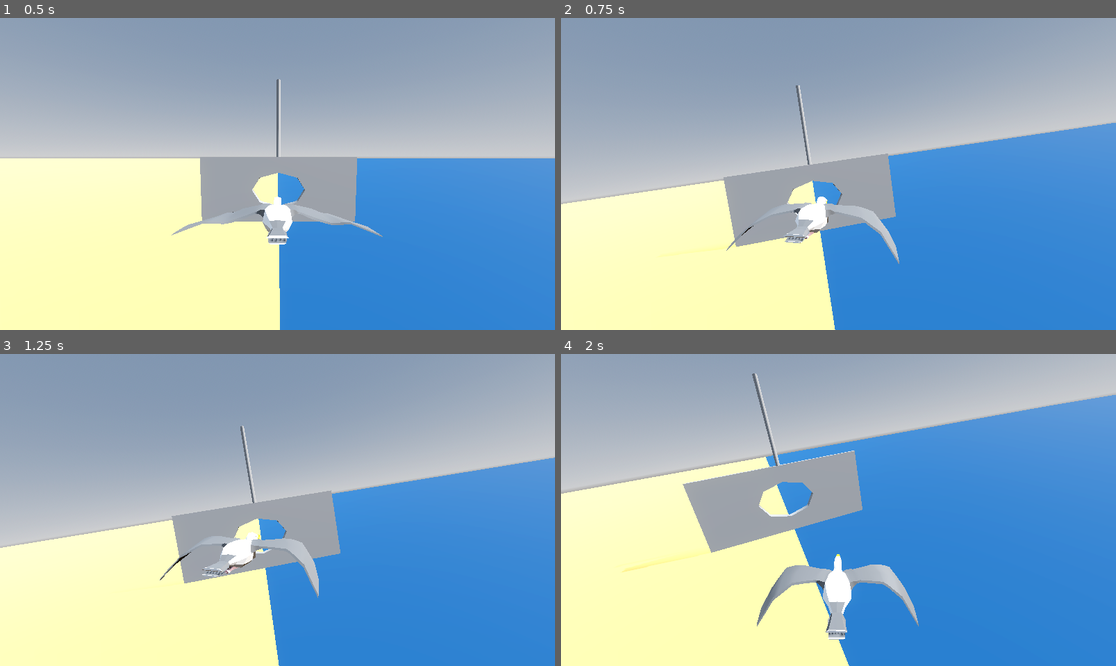
Above: before the commit, frames 1-4 (two rows, left to right).
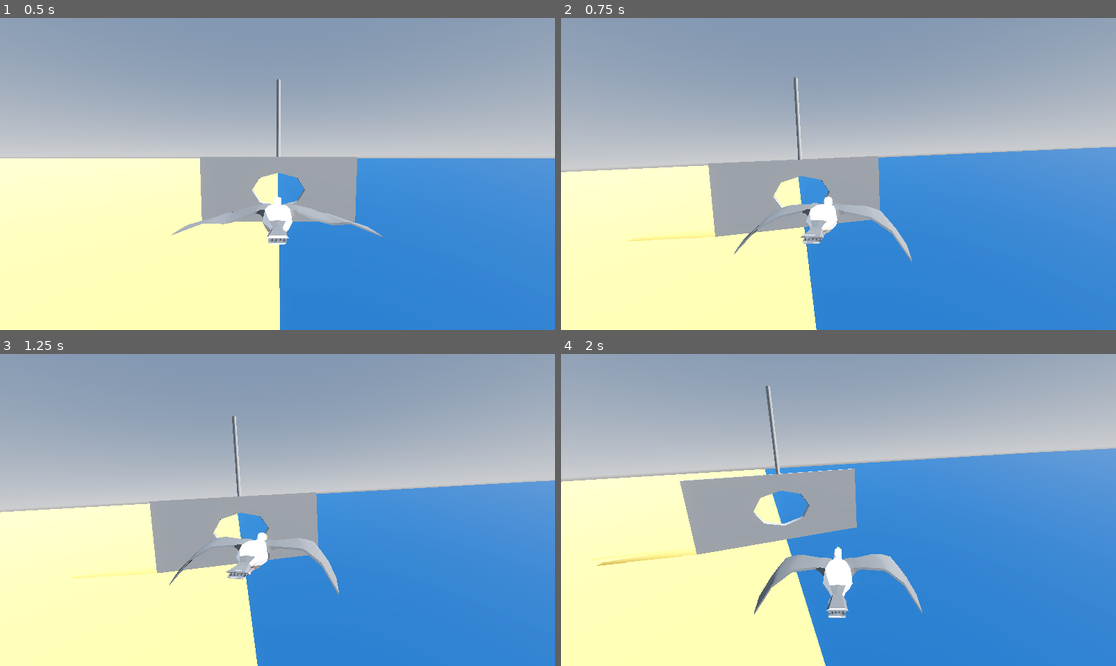
Above: after the commit, the same moments.

Repository: Wiwiweb/StMaloGull
Game: Godot game, scene res://main.tscn
The game is run twice, just before and just after one commit, with the same random seed, the same clock (stepped at 60 frames per second) and the same inputs.
Inputs:
- Up to frame 1 (0.5 s): no input
- Up to frame 2 (0.75 s): hold D (move_right) from 0.53 s (still down)
- Up to frame 3 (1.25 s): keep holding D (move_right); tap Space (flap) at 0.77, 1.07 s
- Up to frame 4 (2 s): release D (move_right) at 1.28 s; hold S (move_down) from 1.28 s (still down); tap Space (flap) at 1.52, 1.82 s

Frame 1 is identical in both runs. In frame 2, 9.1% of the frame differs, in the area x 0-100%, y 18-100%; in frame 3, 10%; in frame 4, 18%, in the area x 0-100%, y 0-100%.

Commit message:
Smoother bank speed

Diff:
--- a/main.tscn
+++ b/main.tscn
@@ -73,8 +73,6 @@
 transform = Transform3D(-4.371139e-08, 0, 1, 0, 1, 0, -1, 0, -4.371139e-08, -0.5, 27.5, 91.600006)
 invert_y_axis = true
 max_turn_rate = 1.5
-max_tilt_when_turning = 0.8
-tilt_speed_when_turning = 0.5
 
 [node name="Node3D" type="Node3D" parent="." unique_id=1609681491]
 transform = Transform3D(1, 0, 0, 0, 1, 0, 0, 0, 1, 16.400002, 0, 60.4)
--- a/scenes/player/camera.gd
+++ b/scenes/player/camera.gd
@@ -1,6 +1,6 @@
 extends Node3D
 
-@export var max_camera_rotation: float = 0.25
+@export var max_camera_rotation: float = 0.15
 @export var camera_lerp_speed: float = 5.0
 
 func _process(delta: float) -> void:
@@ -8,5 +8,5 @@
     var target_rotation_y := joystick_vector.x * max_camera_rotation
     var target_rotation_z := joystick_vector.y * max_camera_rotation
     var target_rotation := Vector3(0, target_rotation_y, target_rotation_z)
-    var lerp_weight := 1 - exp(-camera_lerp_speed * delta)
+    var lerp_weight := 1 - exp(-camera_lerp_speed * delta) # https://www.youtube.com/watch?v=LSNQuFEDOyQ
     rotation = rotation.lerp(target_rotation, lerp_weight)
--- a/scenes/player/player.gd
+++ b/scenes/player/player.gd
@@ -15,13 +15,14 @@
 
 @export var max_turn_rate: float = 1.2
 
-@export var roll_angle_max: float = deg_to_rad(25)
-@export var roll_speed_when_turning: float = 2
+@export var bank_angle_max: float = deg_to_rad(25)
+@export var bank_speed_when_turning: float = 2.5
 
 @export var pitch_angle_slowdown: float = deg_to_rad(60)
 @export var pitch_angle_max: float = deg_to_rad(80)
 
 var state: State = State.IDLE
+var bank_velocity: float = 0.0
 
 func _physics_process(delta: float) -> void:
 	var motion := Vector3.ZERO
@@ -40,9 +41,12 @@
 			pitch_slowdown_factor = 1.0 - (abs(rotation.z) - pitch_angle_slowdown) / (pitch_angle_max - pitch_angle_slowdown)
 		rotation.z = rotation.z + joystick_vector.y * max_turn_rate * pitch_slowdown_factor * delta
 
-		# Slight roll while turning
-		var target_rotation_x := joystick_vector.x * roll_angle_max
-		rotation.x = lerp_angle(rotation.x, target_rotation_x, delta * roll_speed_when_turning)
+		# Slight and smooth bank while turning
+		var target_rotation_x := joystick_vector.x * bank_angle_max
+		# Critically damped spring: bank accelerates toward its target (ease-in) and settles smoothly (ease-out)
+		var bank_acceleration := bank_speed_when_turning * bank_speed_when_turning * (target_rotation_x - rotation.x) - 2.0 * bank_speed_when_turning * bank_velocity
+		bank_velocity += bank_acceleration * delta
+		rotation.x += bank_velocity * delta
 
 		motion = basis.x * forward_velocity * delta
 	elif state == State.STUNNED:
